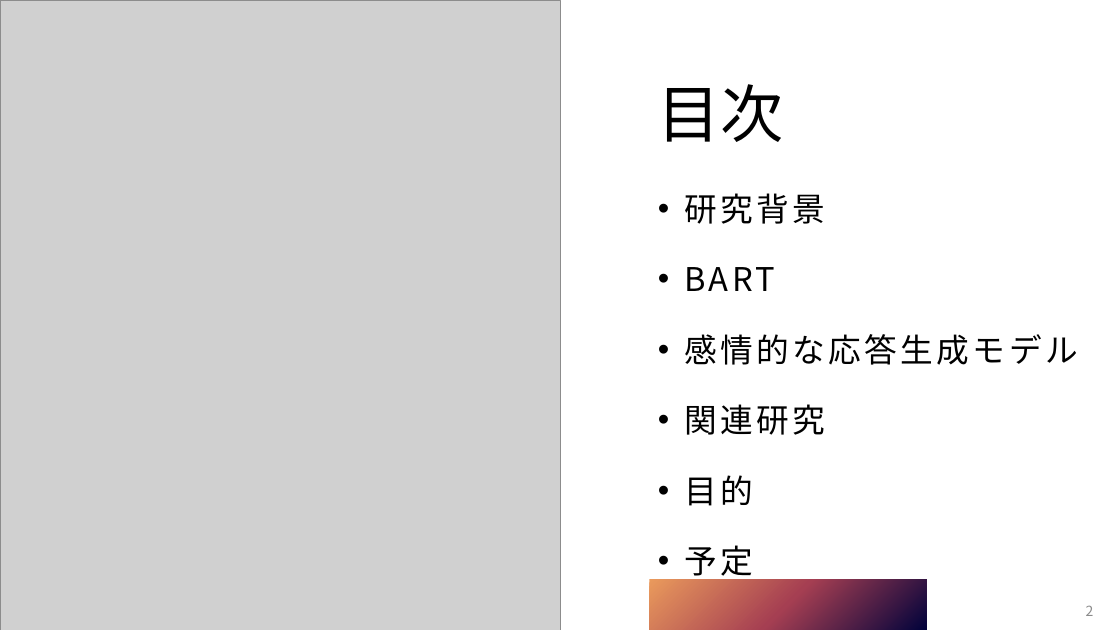
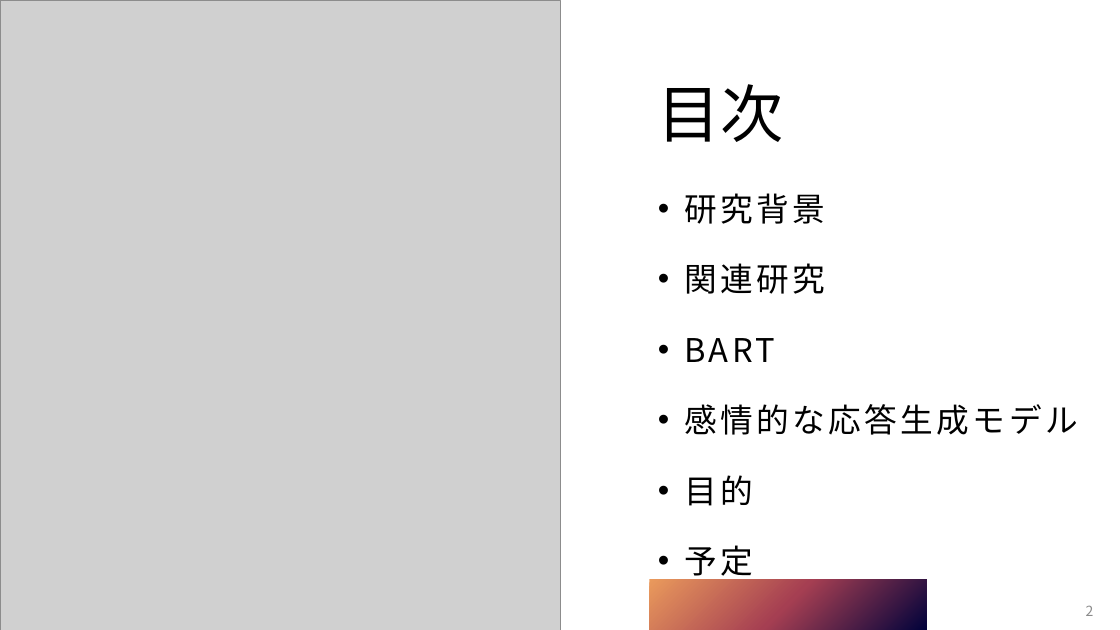
Before and after one commit to Sion1225/Study-Deeplearning-NLP, a slide deck: slide 2 of Presentation/感情認識に基づく対話システム.pptx. Drawn at 1120x630 pixels with LibreOffice and Linux fonts; fonts in the diff are those of the drawing; grey boxes stand for pictures. Boxes give left, top, right and bottom in pixels: in the first picture for what was removed or moved away, otherwise in the second. Text is boxed around its words. In the diff, an @@ line names an element or a change of style, - is before the commit and + after.

```diff
--- a/Presentation/感情認識に基づく対話システム.pptx
+++ b/Presentation/感情認識に基づく対話システム.pptx
@@ text at (x1=684, y1=263, x2=825, y2=294): paragraph added @@
+• 関連研究
@@ text at (x1=684, y1=404, x2=825, y2=435): paragraph removed @@
-• 関連研究
```
Also in this commit, not shown: 1 other slide changed.
